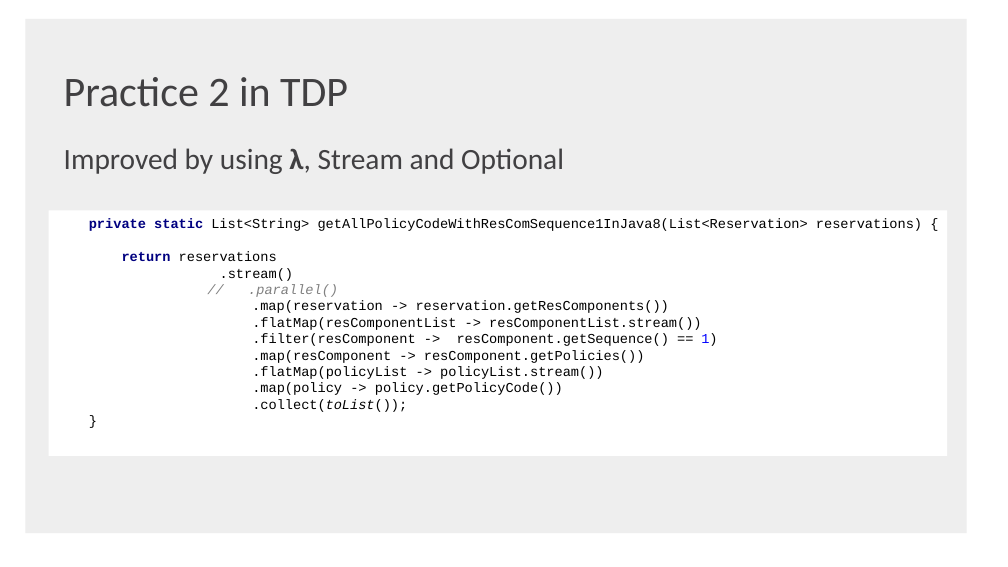
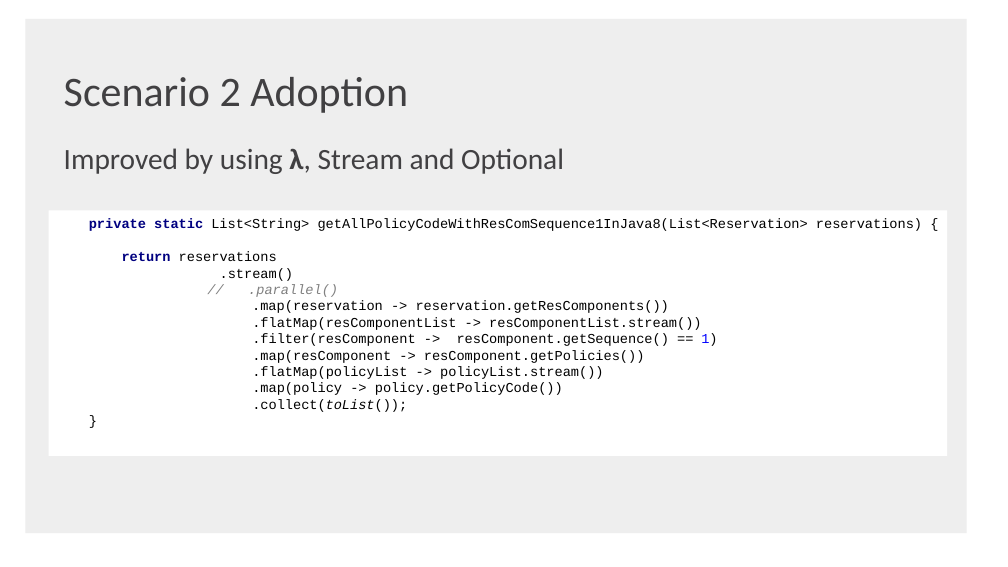
Before and after one commit to shaojie-xu-kp/Java8_lunch_learn, a slide deck: slide 41 of Java 8 & TDP.pptx (slide 43 before the commit). Drawn at 1008x567 pixels with LibreOffice and Linux fonts; fonts in the diff are those of the drawing; background and template pictures are left out. Boxes give left, top, right and bottom in pixels: in the first picture for what was removed or moved away, otherwise in the second. Text is boxed around its words. In the diff, an @@ line names an element or a change of style, - is before the commit and + after.

```diff
--- a/Java 8 & TDP.pptx
+++ b/Java 8 & TDP.pptx
@@ text at [64, 77, 408, 113]: text changed @@
-Practice 2 in TDP
+Scenario 2 Adoption
```
Also in this commit, not shown: 10 other slides changed, 2 slides added, 3 slides removed.
